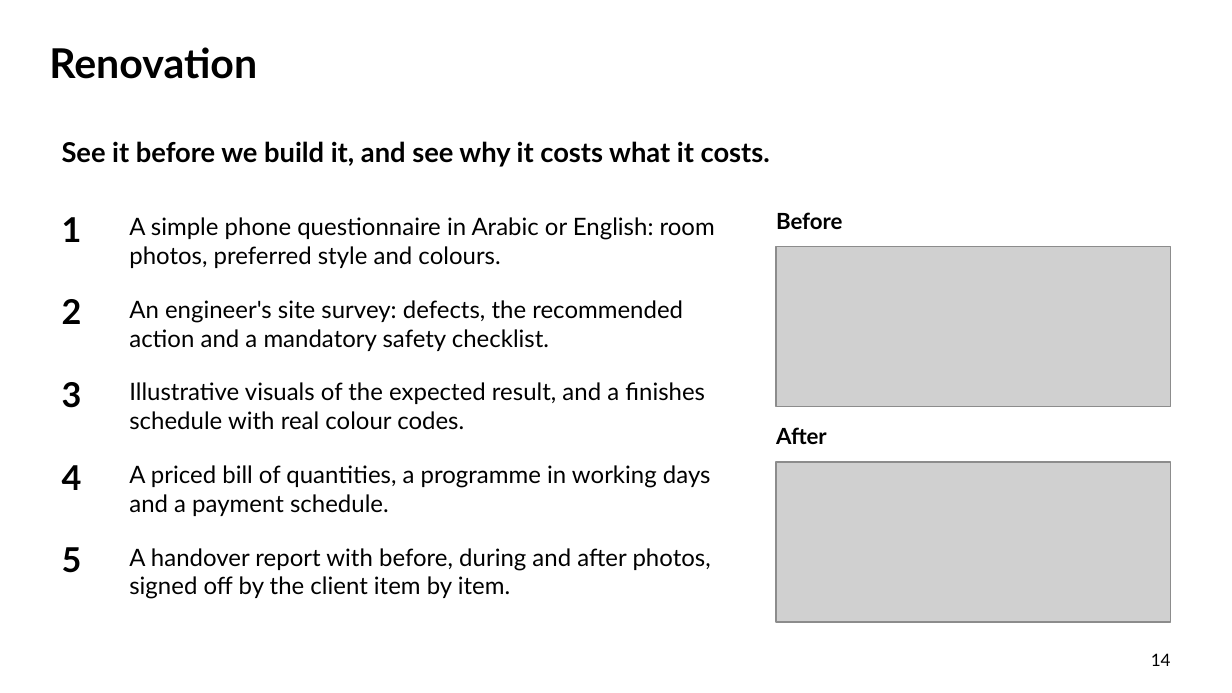
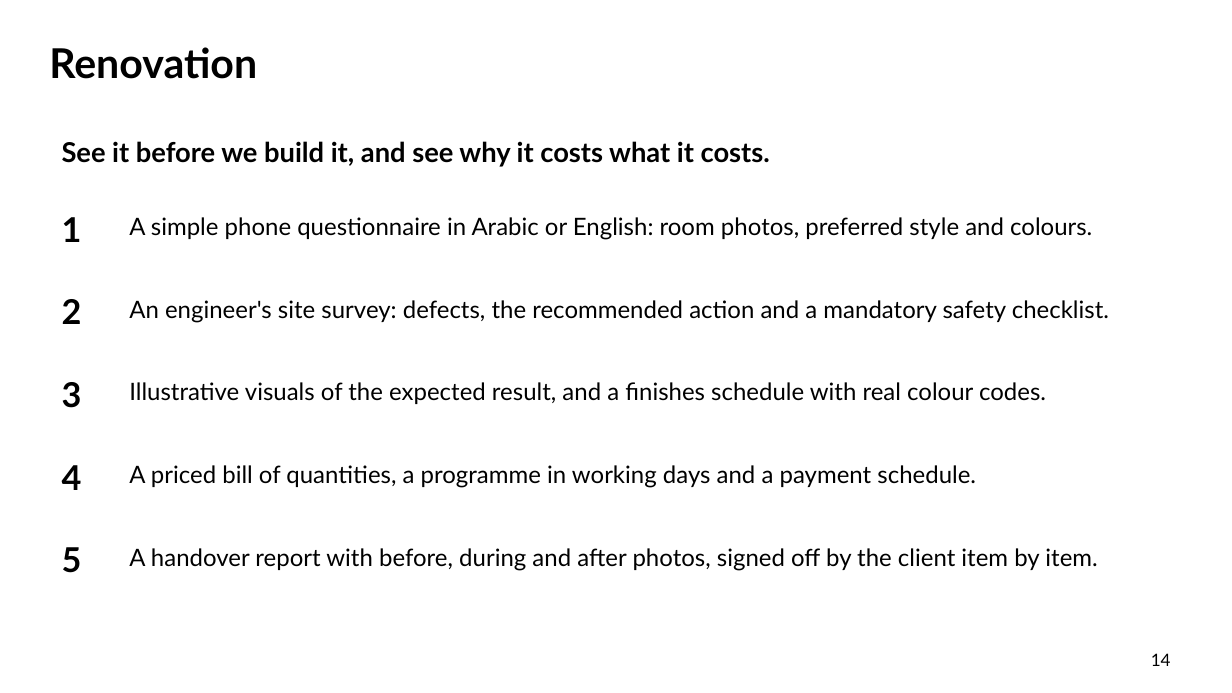
Before and after one commit to urkTish/CCTV, a slide deck: slide 14 of docs/company-profile/ContracTech-Company-Profile-EN.pptx. Drawn at 1232x693 pixels with LibreOffice and Linux fonts; fonts in the diff are those of the drawing; grey boxes stand for pictures; background and template pictures are left out. Boxes give left, top, right and bottom in pixels: in the first picture for what was removed or moved away, otherwise in the second. Text is boxed around its words. In the diff, an @@ line names an element or a change of style, - is before the commit and + after.

```diff
--- a/docs/company-profile/ContracTech-Company-Profile-EN.pptx
+++ b/docs/company-profile/ContracTech-Company-Profile-EN.pptx
@@ text "A simple phone questionnaire in ..." rewrapped from <box>129,217,715,268</box> to <box>129,217,1092,240</box> @@
@@ text removed at <box>776,212,842,229</box> @@
-Before
@@ picture removed at <box>776,246,1170,407</box> @@
@@ text "An engineer's site survey: defects, ..." rewrapped from <box>129,300,683,351</box> to <box>129,300,1109,323</box> @@
@@ text "Illustrative visuals of the expected ..." rewrapped from <box>129,382,705,429</box> to <box>129,382,1046,404</box> @@
@@ text removed at <box>776,427,827,444</box> @@
-After
@@ text "A priced bill of quantities, ..." rewrapped from <box>129,465,711,516</box> to <box>129,465,976,488</box> @@
@@ picture removed at <box>776,462,1170,622</box> @@
@@ text "A handover report with before, ..." rewrapped from <box>129,548,711,599</box> to <box>129,548,1097,571</box> @@
```
Also in this commit, not shown: 3 other slides changed, 20 other files.
